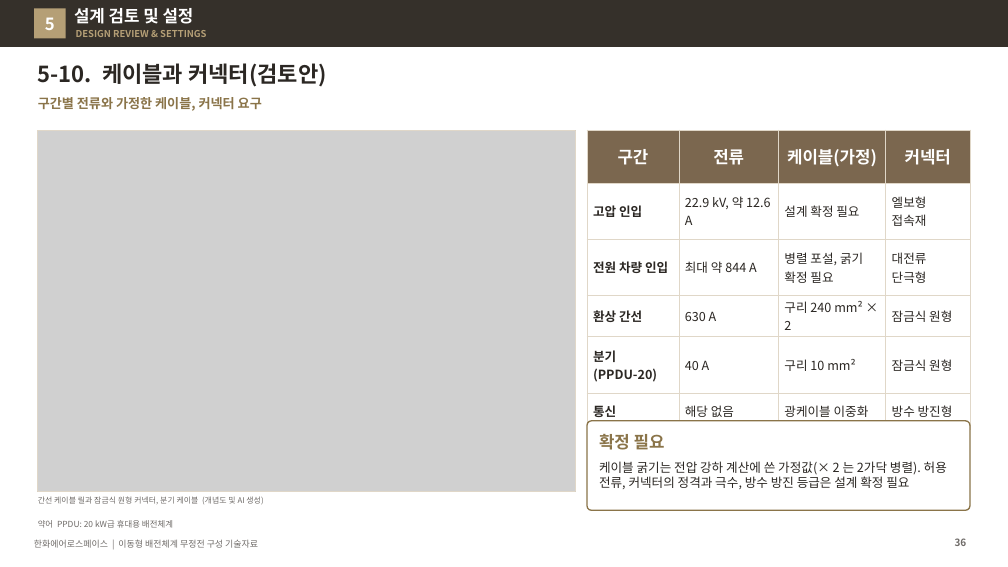
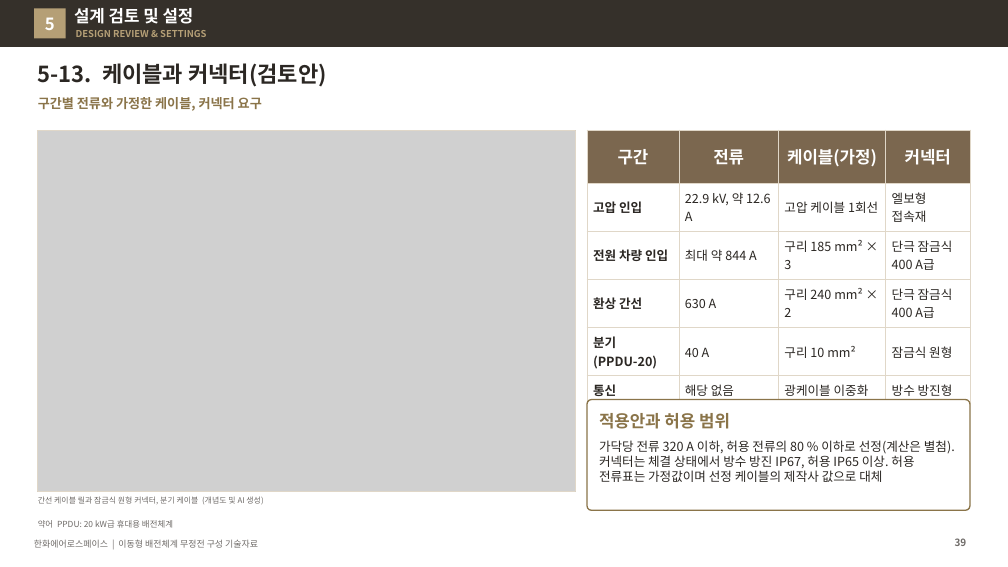
Before and after one commit to byunjd112-hue/headroom, a slide deck: slide 39 of mobile_ems/docs/out/IFPS_이동형배전체계_무정전구성_기술자료_Rev72.pptx (slide 36 before the commit). Drawn at 1008x567 pixels with LibreOffice and Linux fonts; fonts in the diff are those of the drawing; grey boxes stand for pictures. Boxes give left, top, right and bottom in pixels: in the first picture for what was removed or moved away, otherwise in the second. Text is boxed around its words. In the diff, an @@ line names an element or a change of style, - is before the commit and + after.

```diff
--- a/mobile_ems/docs/out/IFPS_이동형배전체계_무정전구성_기술자료_Rev72.pptx
+++ b/mobile_ems/docs/out/IFPS_이동형배전체계_무정전구성_기술자료_Rev72.pptx
@@ title at (38, 63, 326, 87): text changed @@
-5-10. 케이블과 커넥터(검토안)
+5-13. 케이블과 커넥터(검토안)
@@ table at (587, 130, 970, 400) @@
-row 2, column 3: 설계 확정 필요
+row 2, column 3: 고압 케이블 1회선
-row 3, column 3: 병렬 포설, 굵기 확정 필요
+row 3, column 3: 구리 185 mm² × 3
-row 3, column 4: 대전류 단극형
+row 3, column 4: 단극 잠금식 400 A급
-row 4, column 4: 잠금식 원형
+row 4, column 4: 단극 잠금식 400 A급
@@ rounded rectangle: place and size @@
-rounded rectangle at (587, 421, 970, 510)
+rounded rectangle at (587, 399, 970, 510)
@@ rounded rectangle at (587, 399, 970, 510): proportions changed @@
@@ text at (599, 413, 730, 429): text changed @@
-확정 필요
+적용안과 허용 범위
@@ text at (599, 440, 955, 482): text changed @@
-케이블 굵기는 전압 강하 계산에 쓴 가정값(× 2 는 2가닥 병렬). 허용 전류, 커넥터의 정격과 극수, 방수 방진 등급은 설계 확정 필요
+가닥당 전류 320 A 이하, 허용 전류의 80 % 이하로 선정(계산은 별첨). 커넥터는 체결 상태에서 방수 방진 IP67, 허용 IP65 이상. 허용 전류표는 가정값이며 선정 케이블의 제작사 값으로 대체
```
Also in this commit, not shown: 21 other slides changed, 6 slides added, 6 other files.
